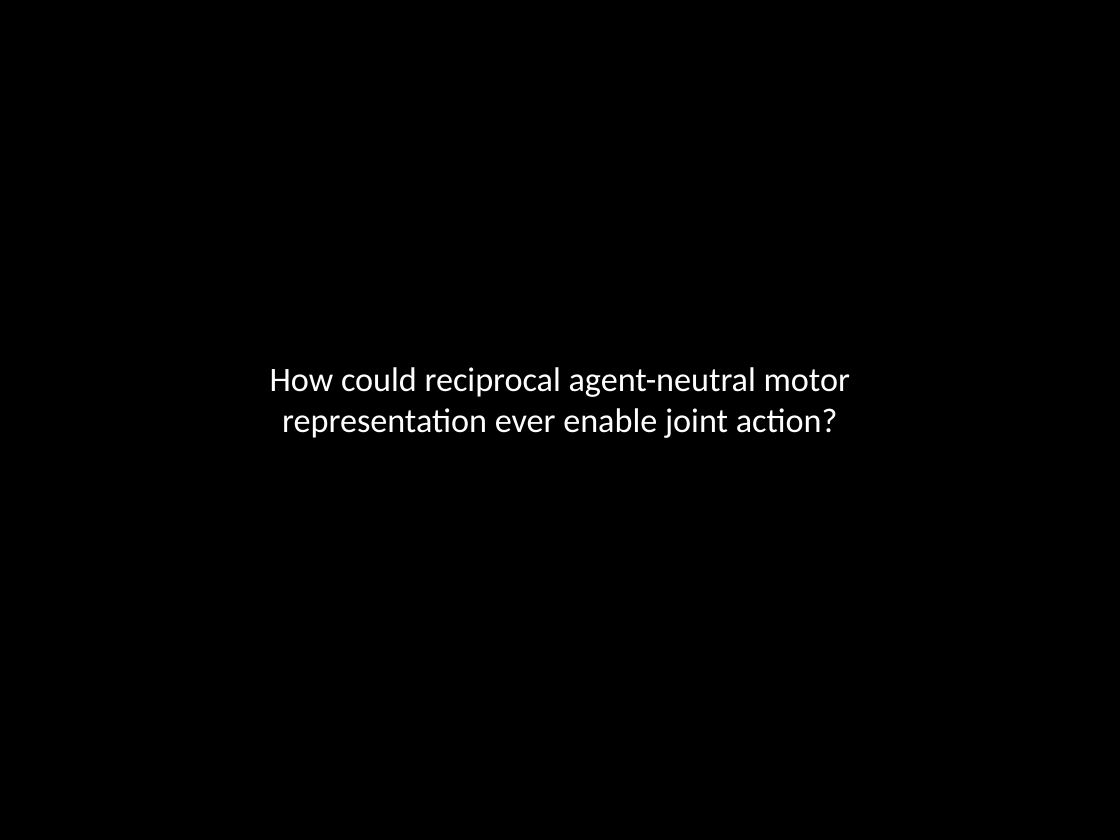
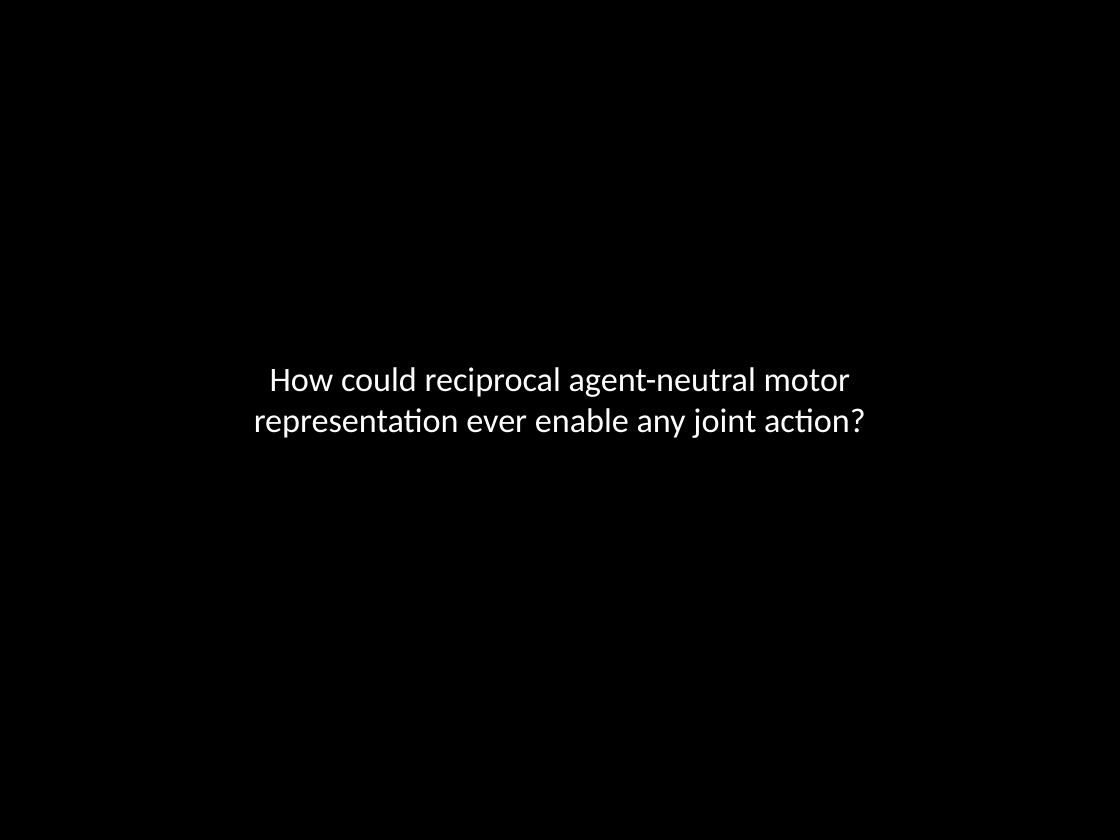
Before and after one commit to butterfill/writing, a slide deck: slide 17 of conf joint action --- sharing goals vs sharing intentions cambridge 2012 talk/intention and motor representation in joint action vCAMBRIDGE.pptx. Drawn at 1120x840 pixels with LibreOffice and Linux fonts; fonts in the diff are those of the drawing. Boxes give left, top, right and bottom in pixels: in the first picture for what was removed or moved away, otherwise in the second. Text is boxed around its words. In the diff, an @@ line names an element or a change of style, - is before the commit and + after.

```diff
--- a/conf joint action --- sharing goals vs sharing intentions cambridge 2012 talk/intention and motor representation in joint action vCAMBRIDGE.pptx
+++ b/conf joint action --- sharing goals vs sharing intentions cambridge 2012 talk/intention and motor representation in joint action vCAMBRIDGE.pptx
@@ text at <box>254,367,866,438</box>: text changed @@
-How could reciprocal agent-neutral motor representation ever enable joint action?
+How could reciprocal agent-neutral motor representation ever enable any joint action?
```
Also in this commit, not shown: 15 other slides changed, 4 slides added, 3 other files.
